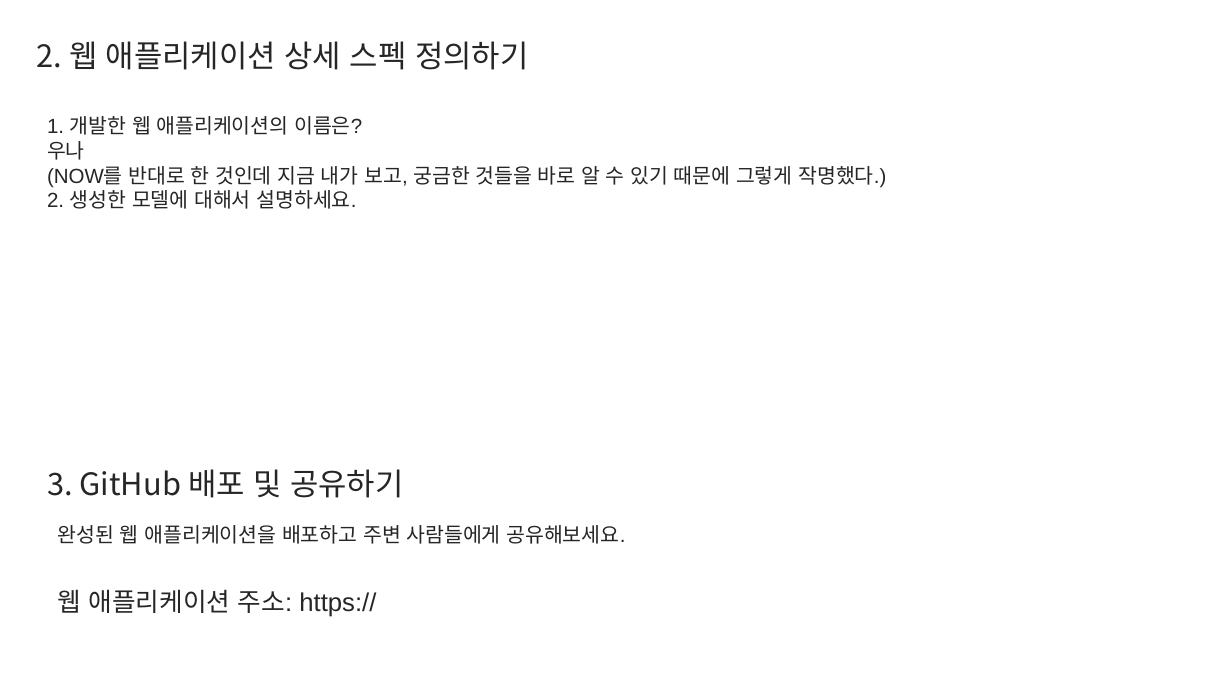
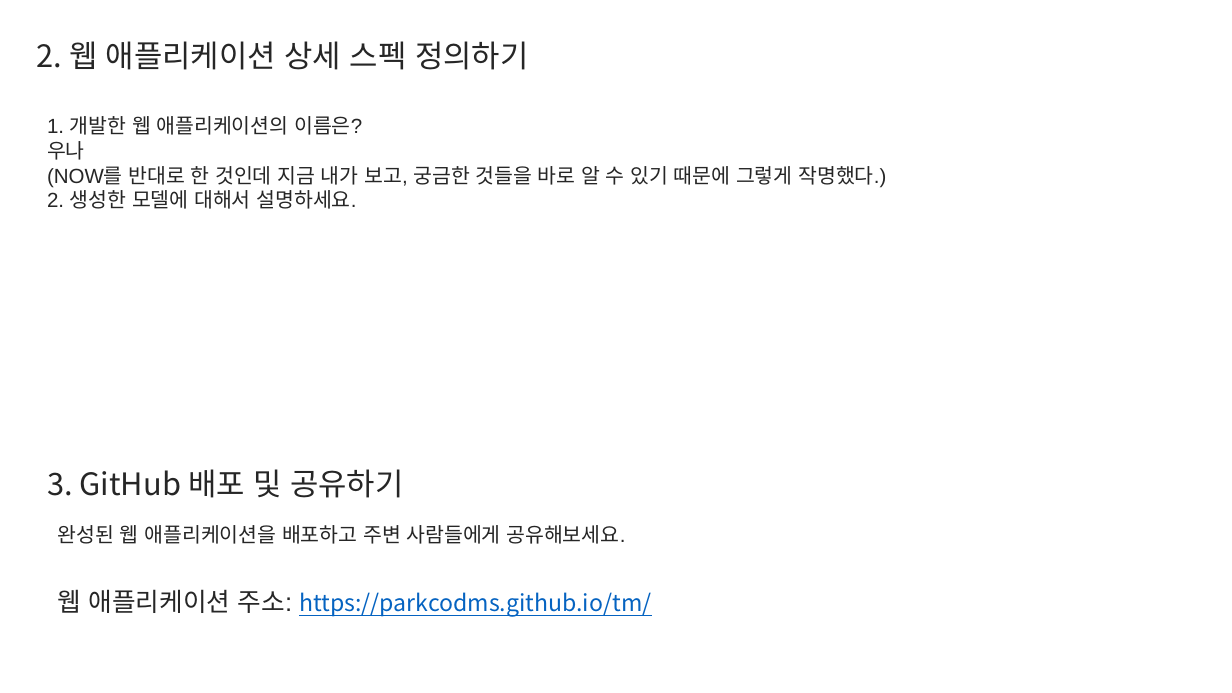
Before and after one commit to parkcodms/tm, a slide deck: slide 3 of sw report.pptx. Drawn at 1232x693 pixels with LibreOffice and Linux fonts; fonts in the diff are those of the drawing. Boxes give left, top, right and bottom in pixels: in the first picture for what was removed or moved away, otherwise in the second. Text is boxed around its words. In the diff, an @@ line names an element or a change of style, - is before the commit and + after.

Commit message:
update.2

```diff
--- a/sw report.pptx
+++ b/sw report.pptx
@@ text at <box>58,589,651,617</box>: text changed; size 20 to 18 pt; font Arial to Noto Sans CJK KR; text colour #262626 to #0563C1 @@
-웹 애플리케이션 주소: https://
+웹 애플리케이션 주소: https://parkcodms.github.io/tm/
```
